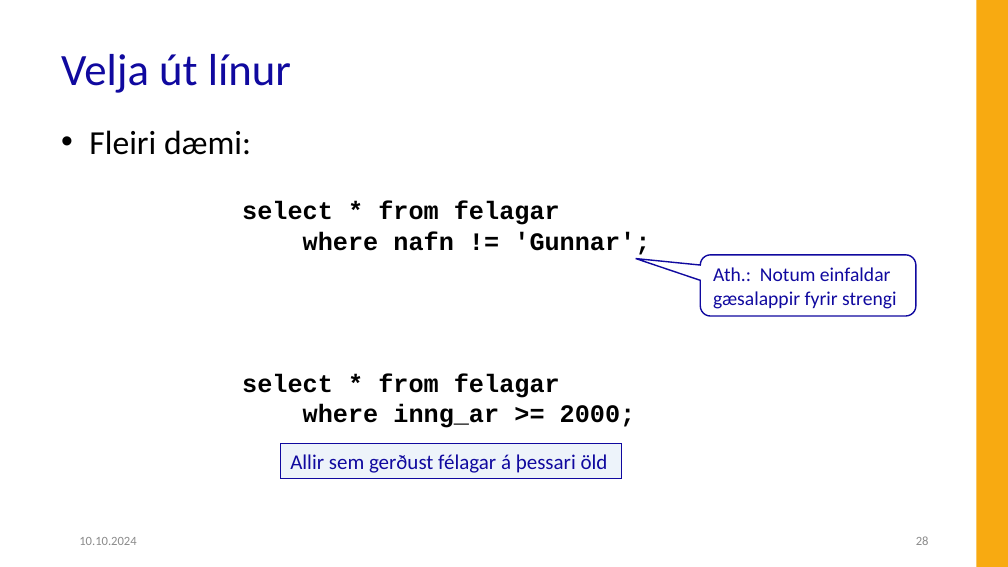
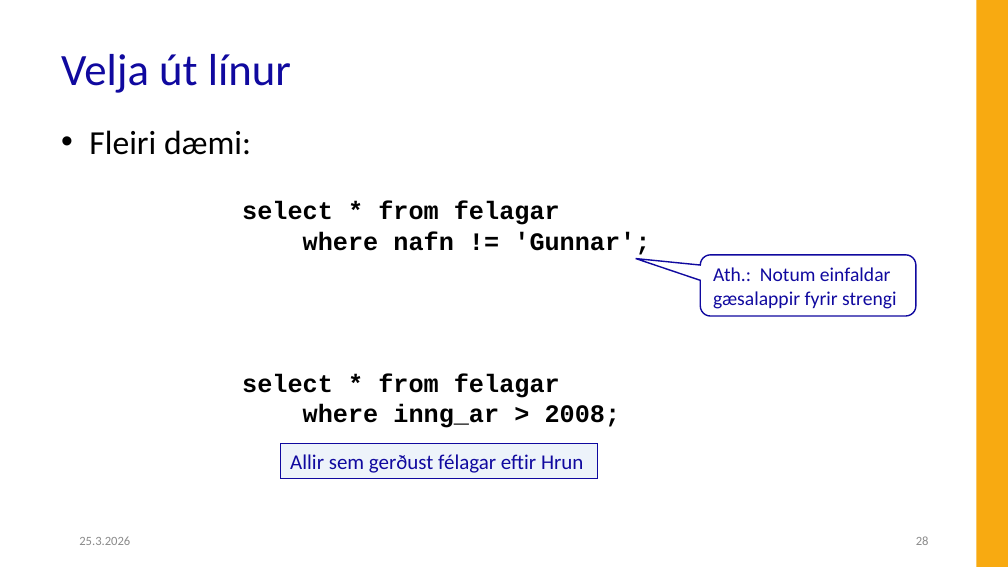
Before and after one commit to Hjalmtyr/SQL1, a slide deck: slide 28 of SQL-I.pptx. Drawn at 1008x567 pixels with LibreOffice and Linux fonts; fonts in the diff are those of the drawing; background and template pictures are left out. Boxes give left, top, right and bottom in pixels: in the first picture for what was removed or moved away, otherwise in the second. Text is boxed around its words. In the diff, an @@ line names an element or a change of style, - is before the commit and + after.

```diff
--- a/SQL-I.pptx
+++ b/SQL-I.pptx
@@ text at (x1=303, y1=404, x2=621, y2=428): text changed @@
-where inng_ar >= 2000;
+where inng_ar > 2008;
@@ rectangle "Allir sem gerðust félagar eftir ..." resized from (x1=280, y1=444, x2=621, y2=479) to (x1=280, y1=444, x2=598, y2=479) @@
@@ text in rectangle at (x1=290, y1=454, x2=583, y2=473): text changed @@
-Allir sem gerðust félagar á þessari öld
+Allir sem gerðust félagar eftir Hrun
@@ text at (x1=79, y1=536, x2=130, y2=545): text changed @@
-10.10.2024
+25.3.2026
```
Also in this commit, not shown: 80 other slides changed, 4 slides added, 2 slides removed, 21 other files.
